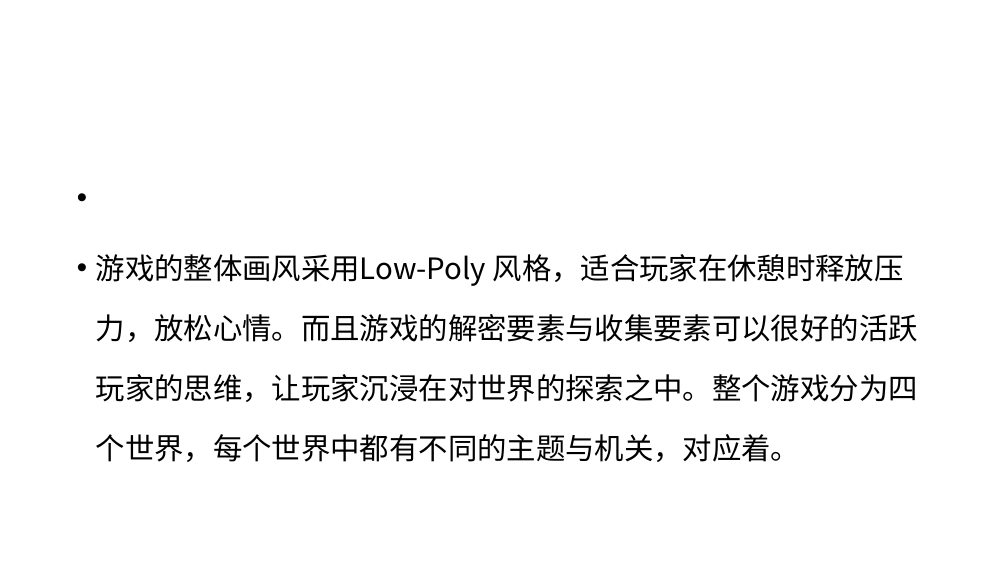
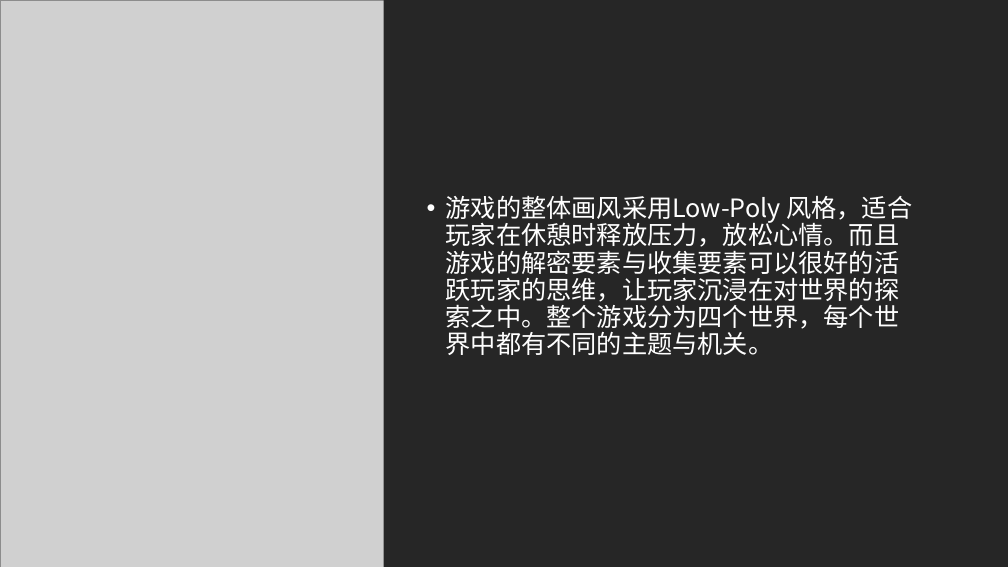
Before and after one commit to fracgames/fracgames.github.io, a slide deck: slide 15 of Presentation/Presentation.pptx (slide 14 before the commit). Drawn at 1008x567 pixels with LibreOffice and Linux fonts; fonts in the diff are those of the drawing; grey boxes stand for pictures. Boxes give left, top, right and bottom in pixels: in the first picture for what was removed or moved away, otherwise in the second. Text is boxed around its words. In the diff, an @@ line names an element or a change of style, - is before the commit and + after.

```diff
--- a/Presentation/Presentation.pptx
+++ b/Presentation/Presentation.pptx
@@ picture added at (0,0,419,567) @@
@@ rectangle added at (383,0,1008,567), fill #262626 @@
@@ text at (446,196,912,355): text changed; size 28 to 24 pt; text colour #000000 to #FFFFFF @@
-• 游戏的整体画风采用Low-Poly 风格，适合玩家在休憩时释放压力，放松心情。而且游戏的解密要素与收集要素可以很好的活跃玩家的思维，让玩家沉浸在对世界的探索之中。整个游戏分为四个世界，每个世界中都有不同的主题与机关，对应着。
+• 游戏的整体画风采用Low-Poly 风格，适合玩家在休憩时释放压力，放松心情。而且游戏的解密要素与收集要素可以很好的活跃玩家的思维，让玩家沉浸在对世界的探索之中。整个游戏分为四个世界，每个世界中都有不同的主题与机关。
```
Also in this commit, not shown: 6 other slides changed, 3 slides added, 1 slide removed.
